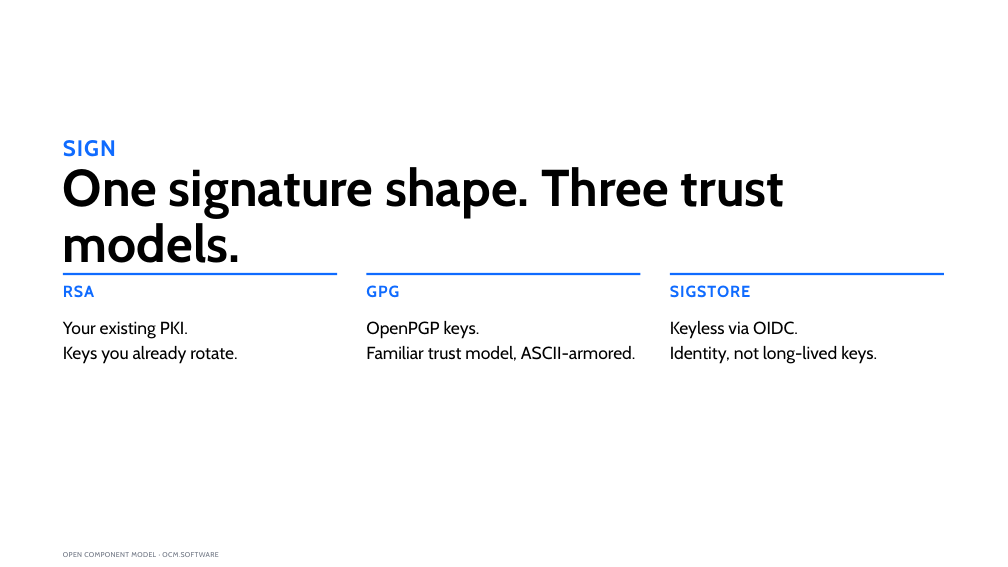
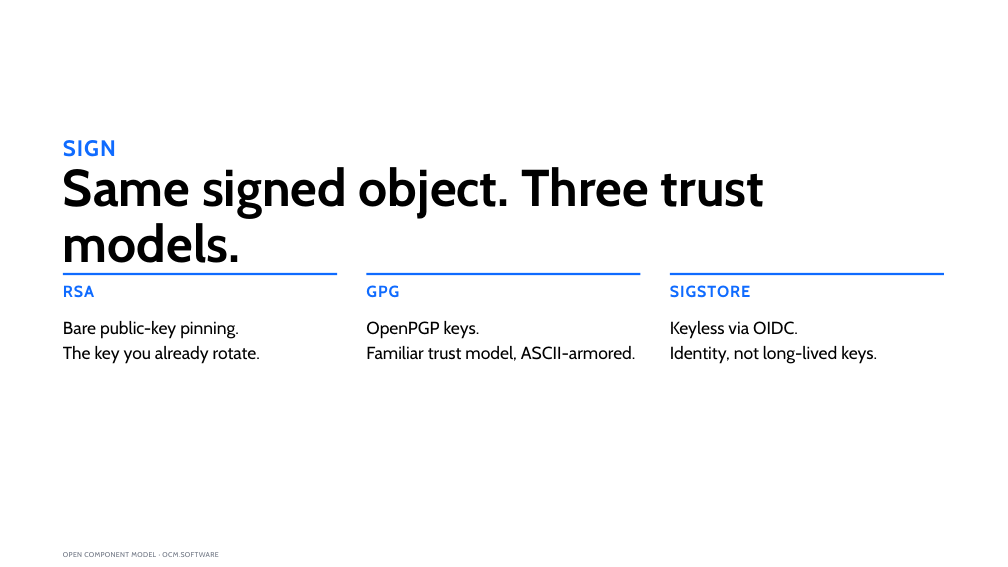
Before and after one commit to morri-son/open-component-model, a slide deck: slide 9 of docs/community/marketing/decks/architect-phase2a/OCM-Sovereign-Delivery-Architect-External.pptx. Drawn at 1008x567 pixels with LibreOffice and Linux fonts; fonts in the diff are those of the drawing. Boxes give left, top, right and bottom in pixels: in the first picture for what was removed or moved away, otherwise in the second. Text is boxed around its words. In the diff, an @@ line names an element or a change of style, - is before the commit and + after.

```diff
--- a/docs/community/marketing/decks/architect-phase2a/OCM-Sovereign-Delivery-Architect-External.pptx
+++ b/docs/community/marketing/decks/architect-phase2a/OCM-Sovereign-Delivery-Architect-External.pptx
@@ title at (63,167,765,263): text changed @@
-One signature shape. Three trust models.
+Same signed object. Three trust models.
@@ text at (63,321,260,363): text changed @@
-Your existing PKI.
-Keys you already rotate.
+Bare public-key pinning.
+The key you already rotate.
```
Also in this commit, not shown: 9 other slides changed, 1 slide added, 4 other files.
